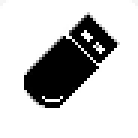
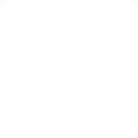
Layered file, before and after one edit (138 x 138). Changes by layer:
"usb bottom": opacity 100% → 20%, painted on it over [24,12,120,108]
"Background": opacity 20% → 7%, painted on it over [0,0,138,108]
